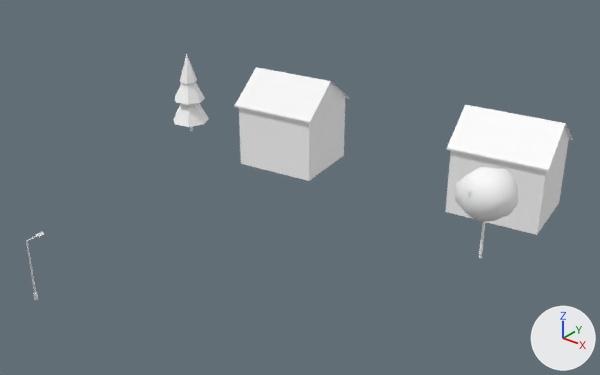
The glTF model cities/arlov-borggatan/pack/tiles/c-6_8.glb: old version first, new version second.
The view is the same before and after, from a 50 mm lens placed at (-286.7, 453.6, 42.6), pointed at (-333.6, 512.2, 6.3). The lights are fixed; the arrows at lower right show +X, +Y and +Z. The first picture is the older version. Where no turn or scale is listed for an object, it has been applied to the vertices. Vertices at exactly the same position are counted once.

Before the edit, the objects in view are built like this:
```python
ob_sm_building_w208669180 = bpy.data.objects.new('SM_Building_w208669180', me_sm_building_w208669180)
ob_sm_building_w208669180.location = (-318.24, 526.67, 8.34)
ob_sm_building_w208669208 = bpy.data.objects.new('SM_Building_w208669208', me_sm_building_w208669208)
ob_sm_building_w208669208.location = (-342.95, 522.58, 8.37)
ob_sm_street_furniture__6_8 = bpy.data.objects.new('SM_Street_Furniture_-6_8', me_sm_street_furniture__6_8)
ob_sm_street_furniture__6_8.location = (-341.62, 486.96, 6.04)
ob_sm_trees__6_8 = bpy.data.objects.new('SM_Trees_-6_8', me_sm_trees__6_8)
ob_sm_trees__6_8.location = (-336.42, 518.52, 8.31)
```
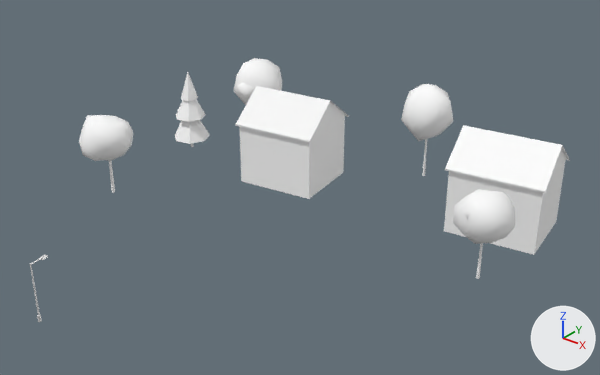
Diff of the bpy script that builds the scene:
```diff
--- a/cities/arlov-borggatan/pack/tiles/c-6_8.glb.py
+++ b/cities/arlov-borggatan/pack/tiles/c-6_8.glb.py
@@ me_sm_trees__6_8 @@
 # used by ob_sm_trees__6_8; location = (-336.42, 518.52, 8.31)
-me_sm_trees__6_8.from_pydata(...)  # 174 vertices, 285 faces; spans x -24.1..24.1, y -5.1..5.1, z -5.0..5.0
+me_sm_trees__6_8.from_pydata(...)  # 588 vertices, 1041 faces; spans x -24.1..24.1, y -15.8..15.8, z -5.7..5.7
+# me_sm_trees__6_8 part 1: the loose piece of 12 vertices spanning x 21.0..21.4, y -2.8..-2.5, z -5.0..-1.0 is moved by (-41.0, -9.9, -0.6)
+# me_sm_trees__6_8 part 2: the loose piece of 12 vertices spanning x 21.0..21.4, y -2.8..-2.5, z -5.0..-1.0 is copied, and the copy is scaled about its middle by (1.05, 1.06, 1.22), then moved by (-15.7, 15.7, -0.2); it spans x 5.3..5.7, y 12.9..13.3, z -5.6..-0.8
+# me_sm_trees__6_8 part 3: the loose piece of 12 vertices spanning x 21.0..21.4, y -2.8..-2.5, z -5.0..-1.0 is copied, and the copy is moved by (0.0, -0.6, -0.6); it spans x 21.0..21.4, y -3.4..-3.1, z -5.6..-1.7
+# me_sm_trees__6_8 part 4: the loose piece of 42 vertices spanning x 18.6..24.1, y -5.1..-0.1, z -1.1..4.1 is moved by (0.0, -0.6, -0.6)
+# me_sm_trees__6_8 part 5: the loose piece of 42 vertices spanning x 19.9..22.4, y -5.0..-2.6, z 1.4..3.6 is moved by (0.0, -0.6, -0.6)
+# me_sm_trees__6_8 part 6: the loose piece of 8 vertices spanning x -24.1..-19.8, y 0.6..5.1, z -3.6..0.8 is moved by (0.0, -0.6, -0.6)
+# me_sm_trees__6_8 part 7: the loose piece of 8 vertices spanning x -23.8..-20.1, y 1.0..4.7, z -0.9..3.1 is moved by (0.0, -0.6, -0.6)
+# me_sm_trees__6_8 part 8: the loose piece of 8 vertices spanning x -23.0..-21.0, y 1.8..3.9, z 1.5..5.0 is moved by (0.0, -0.6, -0.6)
+# me_sm_trees__6_8 part 9: 126 vertices added at x -23.0..-16.3, y -15.8..-9.5, z -1.9..3.5
+# me_sm_trees__6_8 part 10: 126 vertices added at x -19.3..-13.0, y 5.5..11.8, z -0.8..5.3
+# me_sm_trees__6_8 part 11: 126 vertices added at x 2.7..8.7, y 10.2..15.8, z -0.9..5.7
+# other edits to the shape of me_sm_trees__6_8 do not show in these pictures
 me_sm_trees__6_8.materials.append(mat_m_bark_wood)
@@ ob_sm_building_w208669180 @@
 ob_sm_building_w208669180 = bpy.data.objects.new('SM_Building_w208669180', me_sm_building_w208669180)
-ob_sm_building_w208669180.location = (-318.24, 526.67, 8.34)
+ob_sm_building_w208669180.location = (-318.24, 526.67, 6.1)
@@ ob_sm_building_w208669208 @@
 ob_sm_building_w208669208 = bpy.data.objects.new('SM_Building_w208669208', me_sm_building_w208669208)
-ob_sm_building_w208669208.location = (-342.95, 522.58, 8.37)
+ob_sm_building_w208669208.location = (-342.95, 522.58, 6.13)
@@ ob_sm_street_furniture__6_8 @@
 ob_sm_street_furniture__6_8 = bpy.data.objects.new('SM_Street_Furniture_-6_8', me_sm_street_furniture__6_8)
-ob_sm_street_furniture__6_8.location = (-341.62, 486.96, 6.04)
+ob_sm_street_furniture__6_8.location = (-341.62, 486.96, 3.81)
@@ ob_sm_trees__6_8 @@
 ob_sm_trees__6_8 = bpy.data.objects.new('SM_Trees_-6_8', me_sm_trees__6_8)
-ob_sm_trees__6_8.location = (-336.42, 518.52, 8.31)
+ob_sm_trees__6_8.location = (-336.42, 519.14, 6.7)
```

Location of each change, (x1, y1, x2, y2) in pixels of the pictures (600 x 375 px; the box of a moved part takes in the faces that stretch with it):
'SM_Building_w208669180', moved: before (445, 105, 573, 235); after (444, 125, 570, 255)
'SM_Trees_-6_8', reshaped, moved (27% wider, 8% taller): before (174, 54, 518, 258); after (79, 58, 515, 279)
'SM_Building_w208669208', moved: before (235, 67, 349, 181); after (235, 86, 349, 199)
'SM_Street_Furniture_-6_8', moved: before (26, 232, 44, 300); after (30, 255, 48, 322)
part 1 of me_sm_trees__6_8, moved or reshaped: before (478, 221, 485, 258); after (109, 161, 115, 193)
part 2 of me_sm_trees__6_8, added: after (422, 139, 427, 176)
part 3 of me_sm_trees__6_8, added: after (476, 243, 483, 279)
part 4 of me_sm_trees__6_8, moved or reshaped: before (455, 167, 518, 222); after (453, 189, 515, 244)
part 5 of me_sm_trees__6_8, moved or reshaped: before (466, 180, 479, 197); after (464, 203, 477, 220)
part 6 of me_sm_trees__6_8, moved or reshaped: before (174, 103, 209, 127); after (175, 120, 209, 144)
part 7 of me_sm_trees__6_8, moved or reshaped: before (175, 82, 205, 105); after (176, 99, 206, 122)
part 8 of me_sm_trees__6_8, moved or reshaped: before (180, 54, 197, 84); after (181, 72, 198, 101)
part 9 of me_sm_trees__6_8, added: after (79, 115, 133, 161)
part 10 of me_sm_trees__6_8, added: after (234, 58, 282, 105)
part 11 of me_sm_trees__6_8, added: after (401, 84, 453, 141)
